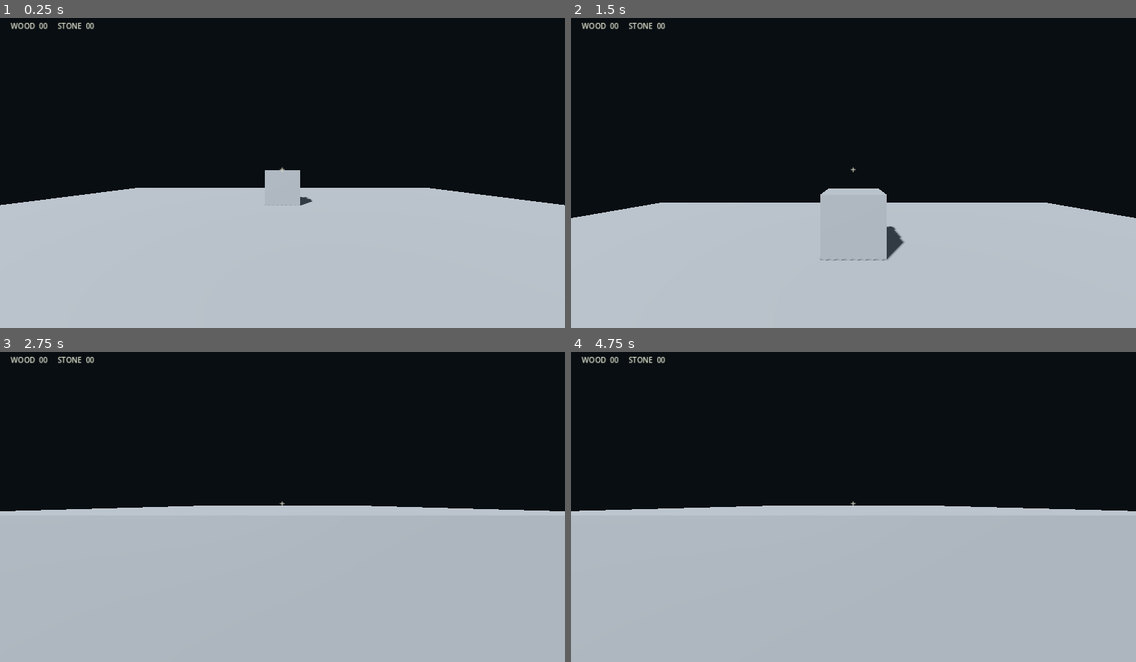
Above: before the commit, frames 1-4 (two rows, left to right).
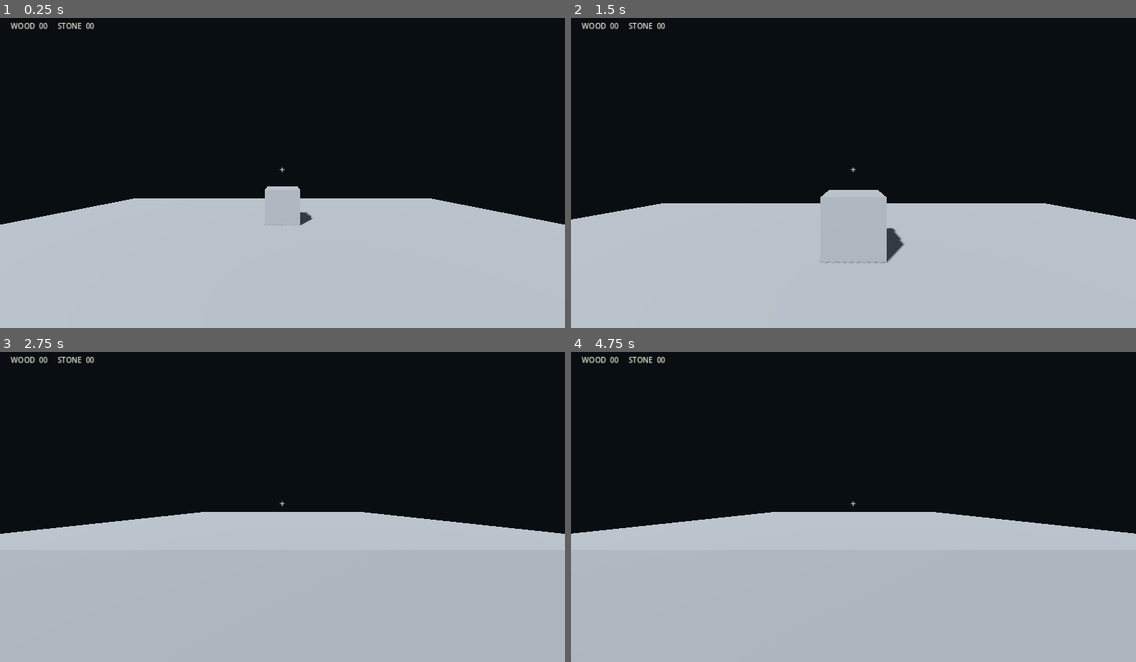
Above: after the commit, the same moments.

Repository: skiiesea/MFUA
Game: Godot game, scene res://scenes/main.tscn
Same seed, same stepped clock (60 frames per second), same inputs: the game is played once before the commit and once after it.
Inputs (mouse positions are in pixels of both pictures, inside the frame that each line leads up to):
- Up to frame 1 (0.25 s): no input
- Up to frame 2 (1.5 s): tap Enter at 0.5 s; move the mouse to (881, 166) at 0.52 s; hold W (move_forward) from 0.53 s (still down); tap E (interact) at 0.6 s; tap Space (jump) at 0.77 s; move the mouse to (825, 169) at 1.27 s; tap Shift (sprint) at 1.35 s
- Up to frame 3 (2.75 s): keep holding W (move_forward); tap Space (jump) at 1.52 s; move the mouse to (293, 497) at 2.02 s; tap E (interact) at 2.1 s
- Up to frame 4 (4.75 s): keep holding W (move_forward); tap Space (jump) at 2.75, 3.02, 3.77, 4.52 s; move the mouse to (847, 507) at 2.77 s; tap Shift (sprint) at 2.85, 4.35 s; move the mouse to (893, 507) at 3.52 s; tap E (interact) at 3.6 s; move the mouse to (808, 500) at 4.27 s

The runs differ from the first frame. In frame 1, 4.3% of the frame differs, in the area x 0-100%, y 49-68%; in frame 2, 0.4%; in frame 3, 3.9%; in frame 4, 3.9%.

Commit message:
Adjust first-person player collision and camera

Diff:
--- a/afterlight/scenes/player.tscn
+++ b/afterlight/scenes/player.tscn
@@ -10,15 +10,17 @@
 script = ExtResource("1_controller")
 
 [node name="CollisionShape3D" type="CollisionShape3D" parent="."]
+position = Vector3(0, 0.9, 0)
 shape = SubResource("CapsuleShape_player")
 
 [node name="Head" type="Node3D" parent="."]
-position = Vector3(0, 0.62, 0)
+position = Vector3(0, 1.58, 0)
 
 [node name="Camera3D" type="Camera3D" parent="Head"]
 fov = 78.0
 near = 0.05
 
 [node name="InteractionRay" type="RayCast3D" parent="Head/Camera3D"]
-target_position = Vector3(0, 0, -2.5)
+target_position = Vector3(0, 0, -3)
 collide_with_areas = true
+collide_with_bodies = true
Not shown: 1 places in afterlight/scenes/player.tscn that only renumber resources
